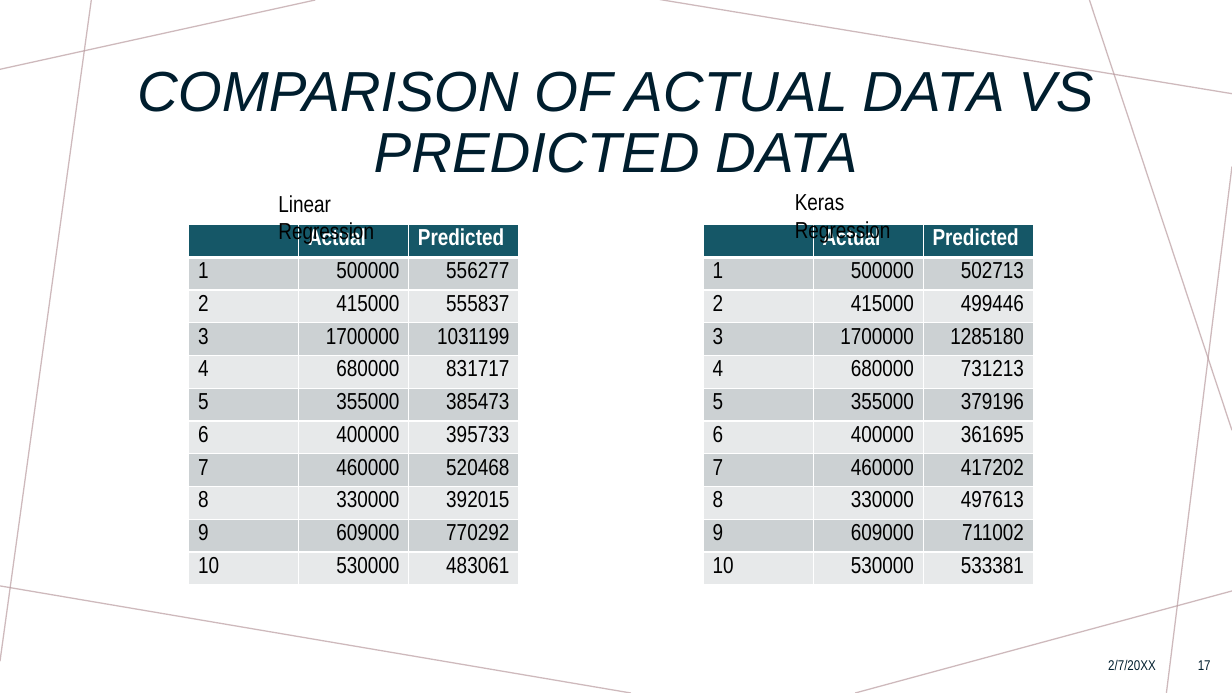
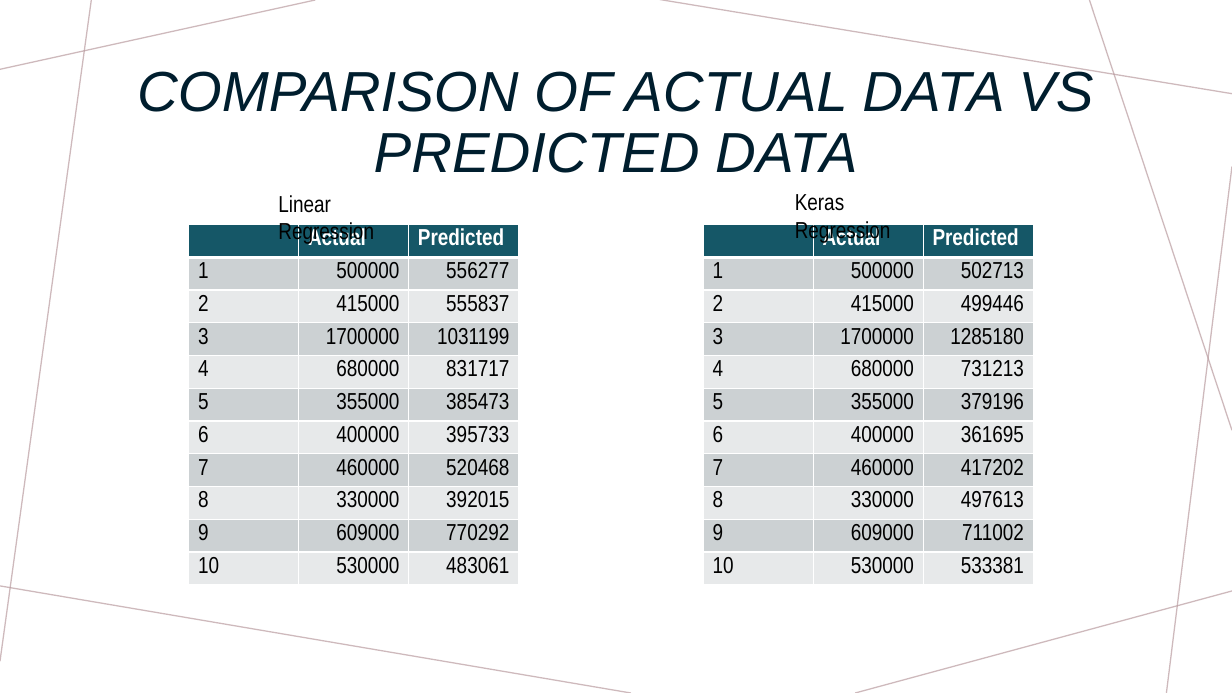
Before and after one commit to Anguyensfg/project-4, a slide deck: slide 17 of Project 4.pptx. Drawn at 1232x693 pixels with LibreOffice and Linux fonts; fonts in the diff are those of the drawing. Boxes give left, top, right and bottom in pixels: in the first picture for what was removed or moved away, otherwise in the second. Text is boxed around its words. In the diff, an @@ line names an element or a change of style, - is before the commit and + after.

```diff
--- a/Project 4.pptx
+++ b/Project 4.pptx
@@ text removed at <box>1108,660,1156,670</box> @@
-2/7/20XX
@@ page number removed at <box>1198,660,1211,670</box> @@
-17
```
Also in this commit, not shown: 5 other slides changed.
